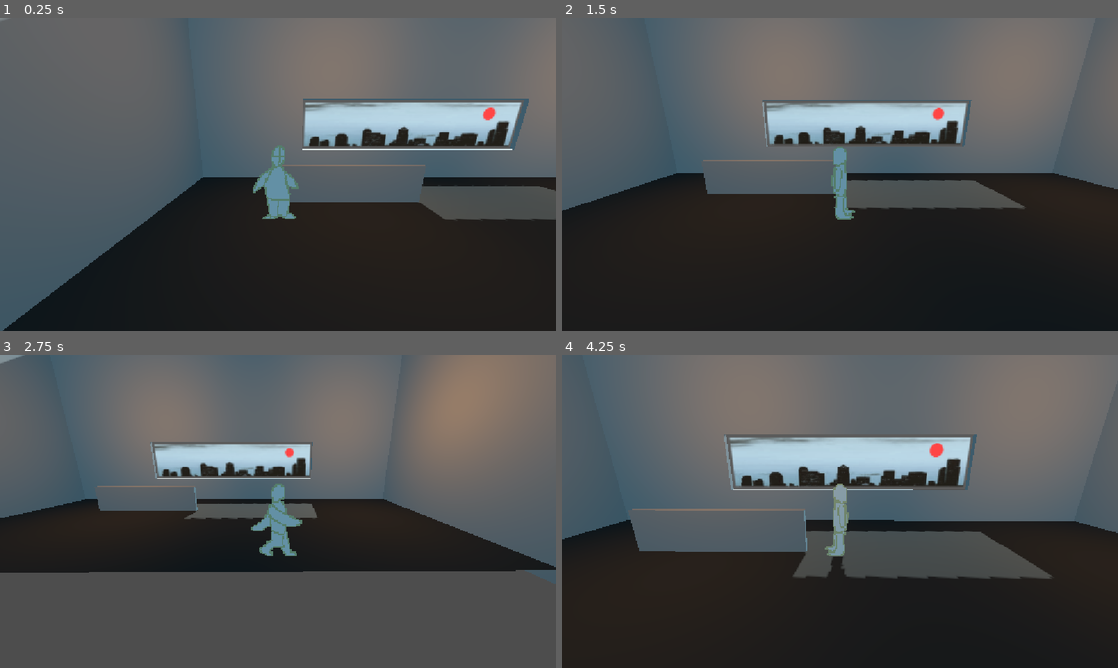
Above: before the commit, frames 1-4 (two rows, left to right).
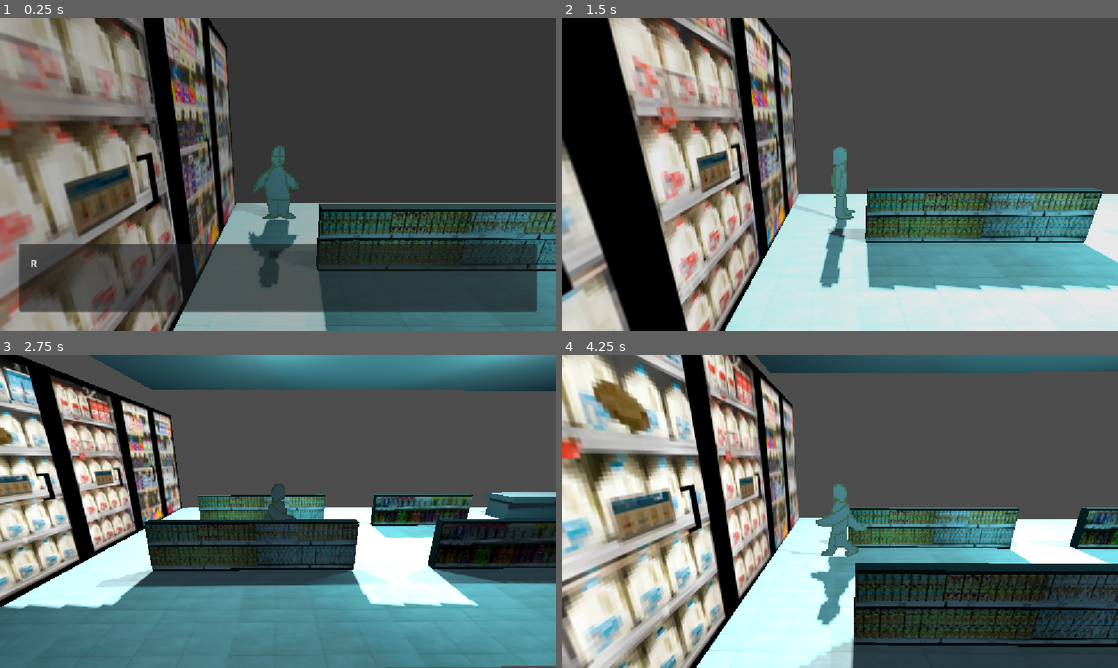
Above: after the commit, the same moments.

Repository: actualrednose/JupitusP1
Game: Godot game, scene res://scenes/Part 1/KogelMart.tscn
Two runs of this game, one before a commit and one after it. Both use one fixed random seed, a clock stepped at 60 frames per second and the inputs below.
Inputs:
- Up to frame 1 (0.25 s): no input
- Up to frame 2 (1.5 s): hold D (move_right) 0.53-1.28 s; tap E (interact) at 0.6, 1.25, 1.35 s; hold S (move_down) from 1.28 s (still down)
- Up to frame 3 (2.75 s): release S (move_down) at 2.03 s; hold D (move_right) from 2.03 s (still down); tap E (interact) at 2.1 s
- Up to frame 4 (4.25 s): release D (move_right) at 2.78 s; hold W (move_up) 2.78-3.53 s; tap E (interact) at 2.85, 3.6 s; hold A (move_left) from 3.53 s (still down)

The runs differ from the first frame. In frame 1, 93% of the frame differs, in the area x 0-100%, y 0-100%; in frame 2, 97%; in frame 3, 93%; in frame 4, 91%.

Commit message:
Add files via upload

Diff:
--- /dev/null
+++ b/jupitus/resources/dialogue/characters/Emm.tres
@@ -0,0 +1,9 @@
+[gd_resource type="Resource" script_class="DialogueCharacter" format=3 uid="uid://byv0nuncpcc22"]
+
+[ext_resource type="Script" uid="uid://rh8ii72u8rxm" path="res://scripts/dialogue/dialogue_character.gd" id="1_e7oy0"]
+
+[resource]
+script = ExtResource("1_e7oy0")
+display_name = "Emm"
+is_party_member = true
+metadata/_custom_type_script = "uid://rh8ii72u8rxm"
--- /dev/null
+++ b/jupitus/resources/dialogue/kogelmart/milk_during_robbery.tres
@@ -0,0 +1,23 @@
+[gd_resource type="Resource" script_class="DialogueData" format=3 uid="uid://qnyta8131g65"]
+
+[ext_resource type="Script" uid="uid://bkmif1qkyfocw" path="res://scripts/dialogue/dialogue_line.gd" id="1_3arla"]
+[ext_resource type="Script" uid="uid://ddcy6t67u525" path="res://scripts/dialogue/dialogue_choice.gd" id="2_372uc"]
+[ext_resource type="Script" uid="uid://bnic7bnq1fb5c" path="res://scripts/dialogue/dialogue_data.gd" id="2_nhx0a"]
+[ext_resource type="Resource" uid="uid://byv0nuncpcc22" path="res://resources/dialogue/characters/Emm.tres" id="3_vp1w6"]
+
+[sub_resource type="Resource" id="Resource_372uc"]
+script = ExtResource("1_3arla")
+speaker = ExtResource("3_vp1w6")
+text = "Well here's the milk."
+metadata/_custom_type_script = "uid://bkmif1qkyfocw"
+
+[sub_resource type="Resource" id="Resource_vp1w6"]
+script = ExtResource("1_3arla")
+speaker = ExtResource("3_vp1w6")
+text = "Fat chance of buying this while the store's being robbed though."
+metadata/_custom_type_script = "uid://bkmif1qkyfocw"
+
+[resource]
+script = ExtResource("2_nhx0a")
+lines = Array[ExtResource("1_3arla")]([SubResource("Resource_372uc"), SubResource("Resource_vp1w6")])
+metadata/_custom_type_script = "uid://bnic7bnq1fb5c"
--- a/jupitus/scenes/Part 1/KogelMart.tscn
+++ b/jupitus/scenes/Part 1/KogelMart.tscn
@@ -1,8 +1,22 @@
 [gd_scene format=3 uid="uid://do6usi0e6vdks"]
 
 [ext_resource type="Script" uid="uid://cscaqj7hdtdk2" path="res://scripts/camera/stage_camera.gd" id="1_rm8ds"]
+[ext_resource type="Texture2D" uid="uid://b3nnl17ouju5x" path="res://resources/sprites/environmental/kogelmart/floor.png" id="2_o8yeu"]
 [ext_resource type="Texture2D" uid="uid://b7xequfddljd6" path="res://resources/sprites/environmental/kogelmart/Skyline.png" id="3_rm8ds"]
 [ext_resource type="PackedScene" uid="uid://vgdqftmjjxgq" path="res://scenes/player.tscn" id="3_xmejl"]
+[ext_resource type="Texture2D" uid="uid://gmnskd4xqopv" path="res://resources/sprites/environmental/kogelmart/Fridges.png" id="4_5o2a2"]
+[ext_resource type="Texture2D" uid="uid://b3asc3kph64w" path="res://resources/sprites/environmental/kogelmart/Shelve big.png" id="4_xmejl"]
+[ext_resource type="Texture2D" uid="uid://xrxug6k6ny1p" path="res://resources/sprites/environmental/kogelmart/ShelveSmall.png" id="5_28ksu"]
+[ext_resource type="Script" uid="uid://d3a83b7v6ytes" path="res://scripts/actor/milk_interactable.gd" id="8_22vjl"]
+[ext_resource type="Resource" uid="uid://qnyta8131g65" path="res://resources/dialogue/kogelmart/milk_during_robbery.tres" id="9_gigyx"]
+[ext_resource type="Script" uid="uid://d1fculjemgye" path="res://scripts/cutscene/cutscene_player.gd" id="10_ng2d6"]
+[ext_resource type="Script" uid="uid://e4nee2wiehds" path="res://scripts/cutscene/cutscene_action.gd" id="11_v2hqh"]
+[ext_resource type="Script" uid="uid://bkmif1qkyfocw" path="res://scripts/dialogue/dialogue_line.gd" id="12_4xk5b"]
+[ext_resource type="Script" uid="uid://ddcy6t67u525" path="res://scripts/dialogue/dialogue_choice.gd" id="13_7dxde"]
+[ext_resource type="Script" uid="uid://bnic7bnq1fb5c" path="res://scripts/dialogue/dialogue_data.gd" id="14_ykydi"]
+[ext_resource type="Script" uid="uid://deq5ipwsf8rv7" path="res://scripts/cutscene/cutscene_action_dialogue.gd" id="15_x36dm"]
+[ext_resource type="Script" uid="uid://dawlns8gfr3sk" path="res://scripts/cutscene/cutscene_action_set_flag.gd" id="16_h7tew"]
+[ext_resource type="Script" uid="uid://colgw8jbic88g" path="res://scripts/cutscene/cutscene_trigger.gd" id="17_v2hqh"]
 
 [sub_resource type="StandardMaterial3D" id="StandardMaterial3D_8xg12"]
 albedo_color = Color(0.16206557, 0.1620656, 0.16206557, 1)
@@ -10,6 +24,10 @@
 [sub_resource type="PlaneMesh" id="PlaneMesh_28ksu"]
 material = SubResource("StandardMaterial3D_8xg12")
 size = Vector2(20, 20)
+
+[sub_resource type="StandardMaterial3D" id="StandardMaterial3D_5o2a2"]
+albedo_texture = ExtResource("2_o8yeu")
+uv1_scale = Vector3(7.4, 7.4, 7.4)
 
 [sub_resource type="BoxShape3D" id="BoxShape3D_5o2a2"]
 size = Vector3(11.02, 0.1, 4.95)
@@ -18,10 +36,32 @@
 background_mode = 2
 ambient_light_source = 2
 ambient_light_color = Color(0.5941452, 0.8557213, 0.98944825, 1)
-ambient_light_energy = 0.5
+ambient_light_energy = 0.1
+
+[sub_resource type="BoxMesh" id="BoxMesh_1nagh"]
+size = Vector3(0.5887451, 2.5860596, 4.4744873)
+
+[sub_resource type="StandardMaterial3D" id="StandardMaterial3D_tbuv2"]
+albedo_color = Color(0.41034183, 0.31449044, 0.2957249, 1)
+metallic = 0.35
+
+[sub_resource type="BoxShape3D" id="BoxShape3D_1nagh"]
+size = Vector3(0.45306396, 2.5698853, 4.407959)
 
 [sub_resource type="BoxMesh" id="BoxMesh_jjimy"]
 size = Vector3(2.74, 0.695, 0.105)
+
+[sub_resource type="StandardMaterial3D" id="StandardMaterial3D_xmejl"]
+albedo_color = Color(0.20871013, 0.20871016, 0.20871013, 1)
+
+[sub_resource type="BoxShape3D" id="BoxShape3D_rm8ds"]
+size = Vector3(2.7292347, 0.69836426, 0.10296631)
+
+[sub_resource type="BoxMesh" id="BoxMesh_o8yeu"]
+size = Vector3(2.11, 0.695, 0.105)
+
+[sub_resource type="BoxShape3D" id="BoxShape3D_aen8j"]
+size = Vector3(2.0871048, 0.69836426, 0.10296631)
 
 [sub_resource type="StandardMaterial3D" id="StandardMaterial3D_01fuj"]
 albedo_color = Color(0.585062, 0.585062, 0.5850621, 1)
@@ -45,6 +85,43 @@
 
 [sub_resource type="BoxShape3D" id="BoxShape3D_jjimy"]
 size = Vector3(11.34, 3.39, 0.105)
+
+[sub_resource type="BoxMesh" id="BoxMesh_aen8j"]
+size = Vector3(10.999756, 0.17773438, 5.010254)
+
+[sub_resource type="BoxMesh" id="BoxMesh_tbuv2"]
+size = Vector3(2.0390015, 0.55078125, 0.48242188)
+
+[sub_resource type="BoxMesh" id="BoxMesh_5o2a2"]
+size = Vector3(2.1737976, 0.12402344, 0.6582031)
+
+[sub_resource type="BoxShape3D" id="BoxShape3D_tbuv2"]
+size = Vector3(2.1209717, 1, 1.512207)
+
+[sub_resource type="BoxShape3D" id="BoxShape3D_73cvo"]
+size = Vector3(0.7821045, 0.722229, 1.1306839)
+
+[sub_resource type="Resource" id="Resource_jjimy"]
+script = ExtResource("12_4xk5b")
+text = "Robbery in Progress."
+metadata/_custom_type_script = "uid://bkmif1qkyfocw"
+
+[sub_resource type="Resource" id="Resource_3x8d0"]
+script = ExtResource("14_ykydi")
+lines = Array[ExtResource("12_4xk5b")]([SubResource("Resource_jjimy")])
+metadata/_custom_type_script = "uid://bnic7bnq1fb5c"
+
+[sub_resource type="Resource" id="Resource_01fuj"]
+script = ExtResource("15_x36dm")
+dialogue = SubResource("Resource_3x8d0")
+metadata/_custom_type_script = "uid://deq5ipwsf8rv7"
+
+[sub_resource type="Resource" id="Resource_aen8j"]
+script = ExtResource("16_h7tew")
+flag_name = "robbery_in_progress"
+metadata/_custom_type_script = "uid://dawlns8gfr3sk"
+
+[sub_resource type="BoxShape3D" id="BoxShape3D_1eb1t"]
 
 [node name="KogelMart" type="Node3D" unique_id=1560995785]
 
@@ -59,12 +136,13 @@
 [node name="MeshInstance3D" type="MeshInstance3D" parent="Floor" unique_id=87337548]
 transform = Transform3D(0.55366856, 0, 0, 0, 1, 0, 0, 0, 0.2491031, 0, 0, 0)
 mesh = SubResource("PlaneMesh_28ksu")
+surface_material_override/0 = SubResource("StandardMaterial3D_5o2a2")
 
 [node name="CollisionShape3D" type="CollisionShape3D" parent="Floor" unique_id=478143571]
 shape = SubResource("BoxShape3D_5o2a2")
 
 [node name="Player" parent="." unique_id=1266291996 instance=ExtResource("3_xmejl")]
-transform = Transform3D(1, 0, 0, 0, 1, 0, 0, 0, 1, -3.4548593, 0.7184768, 0)
+transform = Transform3D(1, 0, 0, 0, 1, 0, 0, 0, 1, -4.255884, 0.7184768, -1.8361237)
 
 [node name="DirectionalLight3D" type="DirectionalLight3D" parent="." unique_id=1927001214]
 transform = Transform3D(-0.99516666, -0.069438234, 0.069438234, -0.017095927, 0.8188155, 0.5738021, -0.09670091, 0.5698416, -0.81604505, 0, 3.827786, -19.892654)
@@ -79,24 +157,106 @@
 [node name="WorldEnvironment" type="WorldEnvironment" parent="." unique_id=1153083341]
 environment = SubResource("Environment_rm8ds")
 
-[node name="OmniLight3D" type="OmniLight3D" parent="." unique_id=1288905400]
-transform = Transform3D(1, 0, 0, 0, 1, 0, 0, 0, 1, -2.1817422, 2.6231236, 0)
-light_color = Color(0.93738717, 0.6434247, 0.24621588, 1)
-light_energy = 1.772
-
-[node name="OmniLight3D2" type="OmniLight3D" parent="." unique_id=1611775244]
-transform = Transform3D(1, 0, 0, 0, 1, 0, 0, 0, 1, 3.7303257, 2.667279, 0.041797876)
-light_color = Color(0.93738717, 0.6434247, 0.24621588, 1)
-light_energy = 1.772
+[node name="CeilingLight" type="OmniLight3D" parent="." unique_id=1288905400]
+transform = Transform3D(1, 0, 0, 0, 1, 0, 0, 0, 1, -2.1817422, 2.6416523, 0)
+light_color = Color(0.41141254, 0.7806603, 0.807375, 1)
+light_energy = 1.481
+shadow_enabled = true
+
+[node name="CeilingLight2" type="OmniLight3D" parent="." unique_id=686515042]
+transform = Transform3D(1, 0, 0, 0, 1, 0, 0, 0, 1, 1.8656936, 2.6416523, 0)
+light_color = Color(0.41141254, 0.7806603, 0.807375, 1)
+light_energy = 1.481
+shadow_enabled = true
+
+[node name="Fridges" type="MeshInstance3D" parent="." unique_id=1371412154]
+transform = Transform3D(1, 0, 0, 0, 1, 0, 0, 0, 1, -5.329216, 1.2951546, -0.17827511)
+mesh = SubResource("BoxMesh_1nagh")
+surface_material_override/0 = SubResource("StandardMaterial3D_tbuv2")
+
+[node name="Sprite3D" type="Sprite3D" parent="Fridges" unique_id=1253224163]
+transform = Transform3D(-4.371139e-08, 0, 1, 0, 1, 0, -1, 0, -4.371139e-08, 0.2962818, 0, 0)
+texture = ExtResource("4_5o2a2")
+
+[node name="StaticBody3D" type="StaticBody3D" parent="Fridges" unique_id=1619131913]
+
+[node name="CollisionShape3D" type="CollisionShape3D" parent="Fridges/StaticBody3D" unique_id=477900584]
+transform = Transform3D(1, 0, 0, 0, 1, 0, 0, 0, 1, 0.06436157, 0.01889038, -0.0032958984)
+shape = SubResource("BoxShape3D_1nagh")
 
 [node name="Aisle Shelves" type="Node3D" parent="." unique_id=53611076]
 transform = Transform3D(1, 0, 0, 0, 1, 0, 0, 0, 1, -0.018430948, 0.23371863, -2.5122795)
 
-[node name="MeshInstance3D" type="MeshInstance3D" parent="Aisle Shelves" unique_id=1911484687]
-transform = Transform3D(1, 0, 0, 0, 1, 0, 0, 0, 1, -2.1334987, 0.12384009, 1.7586081)
+[node name="Shelve1" type="MeshInstance3D" parent="Aisle Shelves" unique_id=1911484687]
+transform = Transform3D(1, 0, 0, 0, 1, 0, 0, 0, 1, -2.4586928, 0.12384009, 1.7586081)
 mesh = SubResource("BoxMesh_jjimy")
+surface_material_override/0 = SubResource("StandardMaterial3D_xmejl")
+
+[node name="FrontFace" type="Sprite3D" parent="Aisle Shelves/Shelve1" unique_id=1568924694]
+transform = Transform3D(1, 0, 0, 0, 1, 0, 0, 0, 1, 0, 0, 0.05483699)
+shaded = true
+texture = ExtResource("4_xmejl")
+
+[node name="StaticBody3D" type="StaticBody3D" parent="Aisle Shelves/Shelve1" unique_id=153820477]
+transform = Transform3D(1, 0, 0, 0, 1, 0, 0, 0, 1, 2.1519296, -0.35755873, 0.7536714)
+
+[node name="CollisionShape3D" type="CollisionShape3D" parent="Aisle Shelves/Shelve1/StaticBody3D" unique_id=1740202724]
+transform = Transform3D(1, 0, 0, 0, 1, 0, 0, 0, 1, -2.1494422, 0.35218215, -0.7521405)
+shape = SubResource("BoxShape3D_rm8ds")
+
+[node name="Shelve4" type="MeshInstance3D" parent="Aisle Shelves" unique_id=1873039074]
+transform = Transform3D(1, 0, 0, 0, 1, 0, 0, 0, 1, -2.4586928, 0.12384009, 3.6181703)
+mesh = SubResource("BoxMesh_jjimy")
+surface_material_override/0 = SubResource("StandardMaterial3D_xmejl")
+
+[node name="FrontFace" type="Sprite3D" parent="Aisle Shelves/Shelve4" unique_id=1435499810]
+transform = Transform3D(1, 0, 0, 0, 1, 0, 0, 0, 1, 0, 0, 0.05483699)
+shaded = true
+texture = ExtResource("4_xmejl")
+
+[node name="StaticBody3D" type="StaticBody3D" parent="Aisle Shelves/Shelve4" unique_id=1789167803]
+transform = Transform3D(1, 0, 0, 0, 1, 0, 0, 0, 1, 2.1519296, -0.35755873, 0.7536714)
+
+[node name="CollisionShape3D" type="CollisionShape3D" parent="Aisle Shelves/Shelve4/StaticBody3D" unique_id=2095255423]
+transform = Transform3D(1, 0, 0, 0, 1, 0, 0, 0, 1, -2.1494422, 0.35218215, -0.7521405)
+shape = SubResource("BoxShape3D_rm8ds")
+
+[node name="Shelve2" type="MeshInstance3D" parent="Aisle Shelves" unique_id=73491598]
+transform = Transform3D(1, 0, 0, 0, 1, 0, 0, 0, 1, 1.0800242, 0.12384009, 1.7586081)
+mesh = SubResource("BoxMesh_o8yeu")
+surface_material_override/0 = SubResource("StandardMaterial3D_xmejl")
+
+[node name="StaticBody3D" type="StaticBody3D" parent="Aisle Shelves/Shelve2" unique_id=642085299]
+transform = Transform3D(1, 0, 0, 0, 1, 0, 0, 0, 1, 2.1519296, -0.35755873, 0.7536714)
+
+[node name="CollisionShape3D" type="CollisionShape3D" parent="Aisle Shelves/Shelve2/StaticBody3D" unique_id=1497920880]
+transform = Transform3D(1, 0, 0, 0, 1, 0, 0, 0, 1, -2.1596074, 0.35218215, -0.7521405)
+shape = SubResource("BoxShape3D_aen8j")
+
+[node name="FrontFace" type="Sprite3D" parent="Aisle Shelves/Shelve2" unique_id=432231412]
+transform = Transform3D(1, 0, 0, 0, 1, 0, 0, 0, 1, 0, 0, 0.06358671)
+shaded = true
+texture = ExtResource("5_28ksu")
+
+[node name="Shelve3" type="MeshInstance3D" parent="Aisle Shelves" unique_id=1539387167]
+transform = Transform3D(1, 0, 0, 0, 1, 0, 0, 0, 1, 1.0800242, 0.12384009, 3.598135)
+mesh = SubResource("BoxMesh_o8yeu")
+surface_material_override/0 = SubResource("StandardMaterial3D_xmejl")
+
+[node name="StaticBody3D" type="StaticBody3D" parent="Aisle Shelves/Shelve3" unique_id=479799397]
+transform = Transform3D(1, 0, 0, 0, 1, 0, 0, 0, 1, 2.1519296, -0.35755873, 0.7536714)
+
+[node name="CollisionShape3D" type="CollisionShape3D" parent="Aisle Shelves/Shelve3/StaticBody3D" unique_id=629043057]
+transform = Transform3D(1, 0, 0, 0, 1, 0, 0, 0, 1, -2.1596074, 0.35218215, -0.7521405)
+shape = SubResource("BoxShape3D_aen8j")
+
+[node name="FrontFace" type="Sprite3D" parent="Aisle Shelves/Shelve3" unique_id=681121472]
+transform = Transform3D(1, 0, 0, 0, 1, 0, 0, 0, 1, 0, 0, 0.06358671)
+shaded = true
+texture = ExtResource("5_28ksu")
 
 [node name="Walls" type="Node3D" parent="." unique_id=1737348445]
+visible = false
 
 [node name="NorthWindow" type="Sprite3D" parent="Walls" unique_id=754119455]
 transform = Transform3D(1.01, 0, 0, 0, 1.01, 0, 0, 0, 1.01, -0.02459925, 1.3822159, -2.569)
@@ -119,12 +279,13 @@
 mesh = SubResource("BoxMesh_rm8ds")
 
 [node name="West Wall" type="MeshInstance3D" parent="Walls" unique_id=401168263]
-transform = Transform3D(1, 0, 0, 0, 1, 0, 0, 0, 1, -5.59493, 3.022797, 0.0029177964)
+transform = Transform3D(1, 0, 0, 0, 1, 0, 0, 0, 1, -5.59493, 3.1903296, 0.0029177964)
 mesh = SubResource("BoxMesh_3x8d0")
 
 [node name="StaticBody3D" type="StaticBody3D" parent="Walls/West Wall" unique_id=1281764563]
 
 [node name="CollisionShape3D" type="CollisionShape3D" parent="Walls/West Wall/StaticBody3D" unique_id=1449200796]
+transform = Transform3D(1, 0, 0, 0, 1, 0, 0, 0, 1, 0, -1.4605505, 0)
 shape = SubResource("BoxShape3D_3x8d0")
 
 [node name="West Wall2" type="MeshInstance3D" parent="Walls" unique_id=357978449]
@@ -134,6 +295,7 @@
 [node name="StaticBody3D" type="StaticBody3D" parent="Walls/West Wall2" unique_id=1914327273]
 
 [node name="CollisionShape3D" type="CollisionShape3D" parent="Walls/West Wall2/StaticBody3D" unique_id=582390201]
+transform = Transform3D(1, 0, 0, 0, 1, 0, 0, 0, 1, 0, -1.5990648, 0)
 shape = SubResource("BoxShape3D_3x8d0")
 
 [node name="NorthWallCollision" type="StaticBody3D" parent="Walls" unique_id=141647585]
@@ -157,3 +319,45 @@
 [node name="NorthWall6" type="MeshInstance3D" parent="Walls" unique_id=1632736932]
 transform = Transform3D(1, 0, 0, 0, 1, 0, 0, 0, 1, -0.018430948, 4.25386, -2.5122795)
 mesh = SubResource("BoxMesh_01fuj")
+
+[node name="Ceiling" type="MeshInstance3D" parent="." unique_id=979847907]
+transform = Transform3D(1, 0, 0, 0, 1, 0, 0, 0, 1, 0, 3.3446088, -0.021728516)
+mesh = SubResource("BoxMesh_aen8j")
+
+[node name="Store Counter" type="Node3D" parent="." unique_id=87145978]
+
+[node name="MeshInstance3D" type="MeshInstance3D" parent="Store Counter" unique_id=1304431966]
+transform = Transform3D(1, 0, 0, 0, 1, 0, 0, 0, 1, 4.49112, 0.22460938, -1.3611614)
+mesh = SubResource("BoxMesh_tbuv2")
+
+[node name="MeshInstance3D2" type="MeshInstance3D" parent="Store Counter" unique_id=523796050]
+transform = Transform3D(1, 0, 0, 0, 1, 0, 0, 0, 1, 4.423722, 0.54454863, -1.2732707)
+mesh = SubResource("BoxMesh_5o2a2")
+
+[node name="Collision" type="StaticBody3D" parent="Store Counter/MeshInstance3D2" unique_id=2084292941]
+
+[node name="CollisionShape3D" type="CollisionShape3D" parent="Store Counter/MeshInstance3D2/Collision" unique_id=1433399914]
+transform = Transform3D(1, 0, 0, 0, 1, 0, 0, 0, 1, -0.023254395, 0, -0.41430664)
+shape = SubResource("BoxShape3D_tbuv2")
+
+[node name="MilkInteractable" type="Area3D" parent="." unique_id=1952015501]
+transform = Transform3D(1, 0, 0, 0, 1, 0, 0, 0, 1, -4.8677907, 0.30836225, 1.4469712)
+script = ExtResource("8_22vjl")
+robbery_dialogue = ExtResource("9_gigyx")
+
+[node name="CollisionShape3D" type="CollisionShape3D" parent="MilkInteractable" unique_id=1134998728]
+transform = Transform3D(1, 0, 0, 0, 1, 0, 0, 0, 1, -0.108947754, 0.02279663, 0.029132843)
+shape = SubResource("BoxShape3D_73cvo")
+
+[node name="RobberyCutscene" type="Node" parent="." unique_id=1211326049]
+script = ExtResource("10_ng2d6")
+actions = Array[ExtResource("11_v2hqh")]([SubResource("Resource_01fuj"), SubResource("Resource_aen8j")])
+
+[node name="Area3D" type="Area3D" parent="RobberyCutscene" unique_id=1205303202 node_paths=PackedStringArray("cutscene_player")]
+collision_layer = 2
+script = ExtResource("17_v2hqh")
+cutscene_player = NodePath("..")
+
+[node name="CollisionShape3D" type="CollisionShape3D" parent="RobberyCutscene/Area3D" unique_id=920015894]
+transform = Transform3D(1, 0, 0, 0, 1, 0, 0, 0, 1, -4.262538, 0, -2.0273101)
+shape = SubResource("BoxShape3D_1eb1t")
--- /dev/null
+++ b/jupitus/scripts/actor/milk_interactable.gd
@@ -0,0 +1,41 @@
+extends Interactable
+class_name MilkInteractable
+
+@export_group("Dialogue")
+## Dialogue shown while the robbery is in progress.
+@export var robbery_dialogue: DialogueData
+
+## Dialogue shown after the robbery has finished.
+@export var after_robbery_dialogue: DialogueData
+
+@export_group("Story State")
+## PlayerState flag set when the robbery begins.
+@export var robbery_in_progress_flag: StringName = &"robbery_in_progress"
+
+## PlayerState flag set when the robbery is over.
+@export var robbery_finished_flag: StringName = &"robbery_finished"
+
+
+func _on_interacted(_player: Node) -> void:
+	var dialogue: DialogueData = null
+
+	if PlayerState.has_flag(robbery_in_progress_flag):
+		dialogue = robbery_dialogue
+	elif PlayerState.has_flag(robbery_finished_flag):
+		dialogue = after_robbery_dialogue
+	else:
+		push_warning(
+			"MilkInteractable '%s': neither robbery state flag is set. " % name
+			+ "Set '%s' when the robbery begins or '%s' when it ends."
+			% [robbery_in_progress_flag, robbery_finished_flag]
+		)
+		return
+
+	if dialogue == null:
+		push_warning(
+			"MilkInteractable '%s' has no dialogue assigned for the current state"
+			% name
+		)
+		return
+
+	DialogueManager.start_dialogue(dialogue)
Binary file added: jupitus/resources/sprites/environmental/kogelmart/Fridges.png
Not shown, added: jupitus/resources/sprites/environmental/kogelmart/Fridges.png.import
Binary file added: jupitus/resources/sprites/environmental/kogelmart/Shelve big.png
Not shown, added: jupitus/resources/sprites/environmental/kogelmart/Shelve big.png.import
Binary file added: jupitus/resources/sprites/environmental/kogelmart/ShelveSmall.png
Not shown, added: jupitus/resources/sprites/environmental/kogelmart/ShelveSmall.png.import
Binary file added: jupitus/resources/sprites/environmental/kogelmart/floor.png
Not shown, added: jupitus/resources/sprites/environmental/kogelmart/floor.png.import
Not shown, added: jupitus/scripts/actor/milk_interactable.gd.uid
